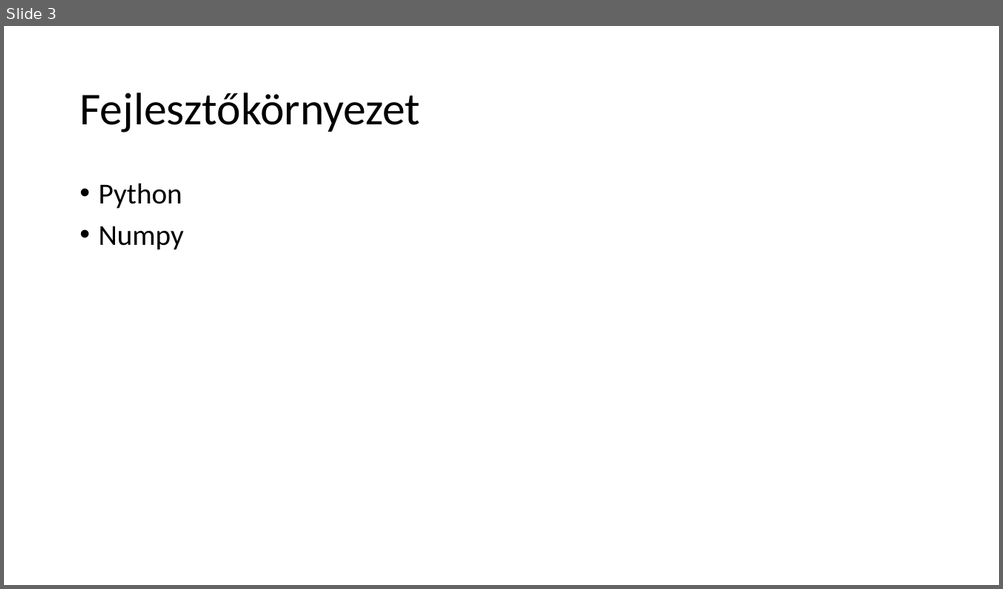
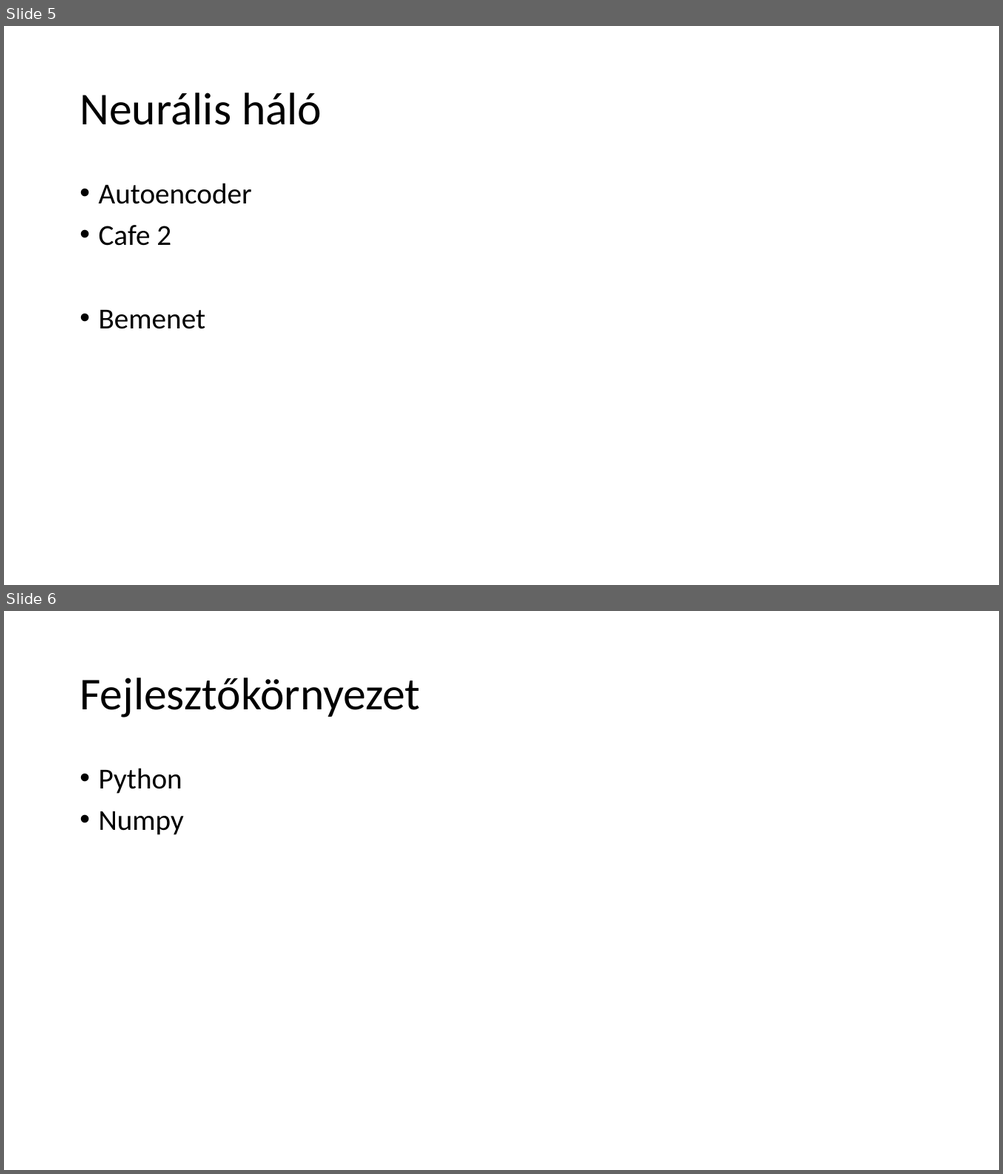
Before and after one commit to koojozsef/Szakdolgozat_PE, a slide deck: 01_doc/presentation.pptx. Shown one above the other, each under a label of ours: slide 3 before the commit, slides 5 and 6 after it. The pictures are 1003x589 and 1003x1174 pixels, drawn with LibreOffice and Linux fonts; fonts in the diff are those of the drawing. Boxes give left, top, right and bottom in pixels: in the first picture for what was removed or moved away, otherwise in the second. Text is boxed around its words. In the diff, an @@ line names an element or a change of style, - is before the commit and + after.

```diff
--- a/01_doc/presentation.pptx
+++ b/01_doc/presentation.pptx
@@ slide 5 added at box(4, 26, 999, 585), background #FFFFFF @@
@@ title added at box(79, 93, 321, 125), 44 pt, text #000000 @@
+Neurális háló
@@ text added at box(99, 183, 252, 329), 28 pt, text #000000 @@
+• Autoencoder
+• Cafe 2
+• Bemenet
@@ what was slide 3 is now slide 6 @@
```
Also in this commit, not shown: 2 slides changed, 2 other slides added, 2 other files.
